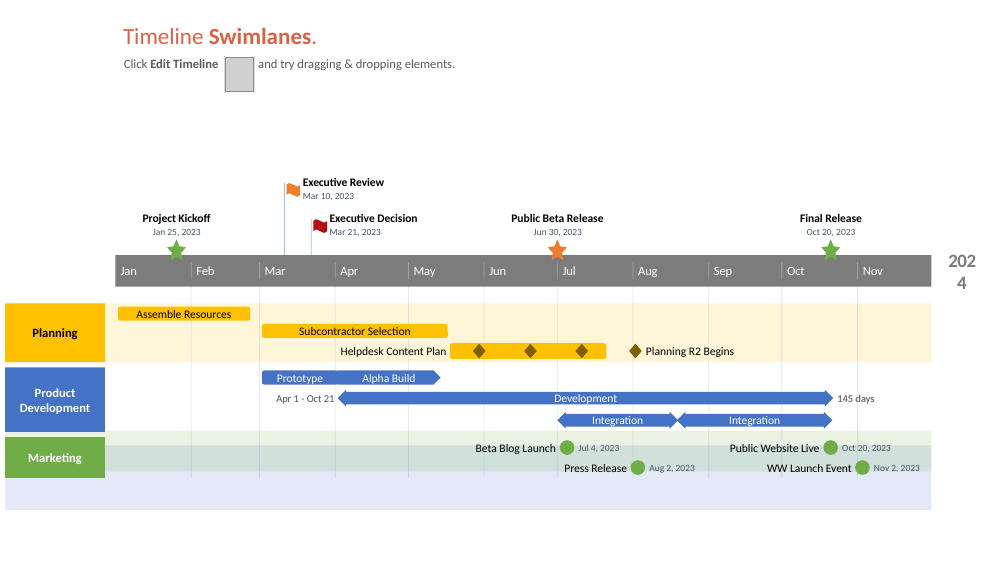
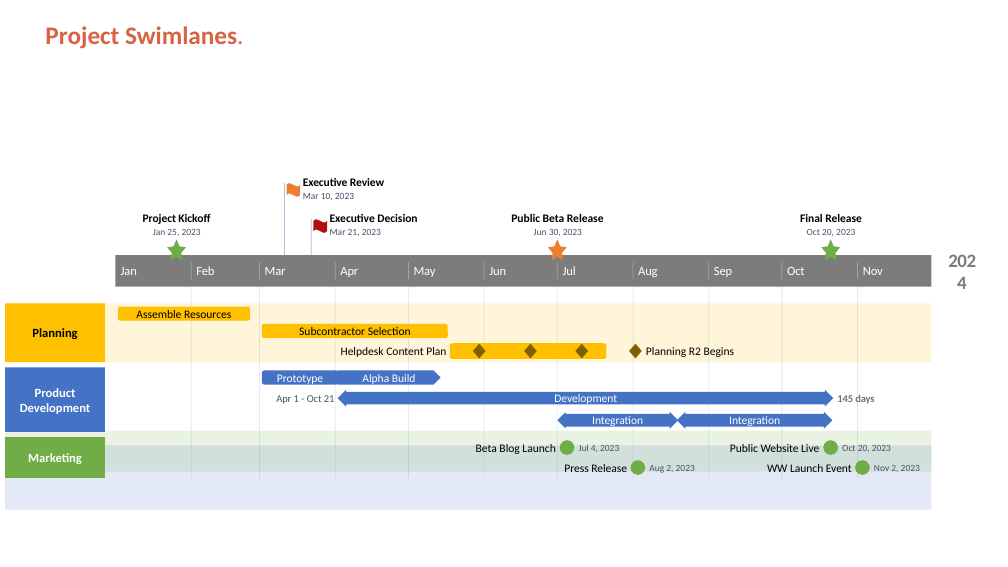
Before and after one commit to AhmedShafee92/Auto-Search, a slide deck: slide 2 of RoadMap.pptx. Drawn at 1008x567 pixels with LibreOffice and Linux fonts; fonts in the diff are those of the drawing; grey boxes stand for pictures. Boxes give left, top, right and bottom in pixels: in the first picture for what was removed or moved away, otherwise in the second. Text is boxed around its words. In the diff, an @@ line names an element or a change of style, - is before the commit and + after.

```diff
--- a/RoadMap.pptx
+++ b/RoadMap.pptx
@@ text at (45,26,243,49): text changed; size 22 to 24 pt; bold on @@
-Timeline Swimlanes.
+Project Swimlanes.
@@ text removed at (124,59,455,70) @@
-Click Edit Timeline and try dragging & dropping elements.
@@ picture removed at (225,57,253,92) @@
@@ line removed from (225, 56) to (225, 93) @@
@@ line removed from (255, 56) to (255, 93) @@
```
Also in this commit, not shown: 2 other slides changed, 14 other files.
